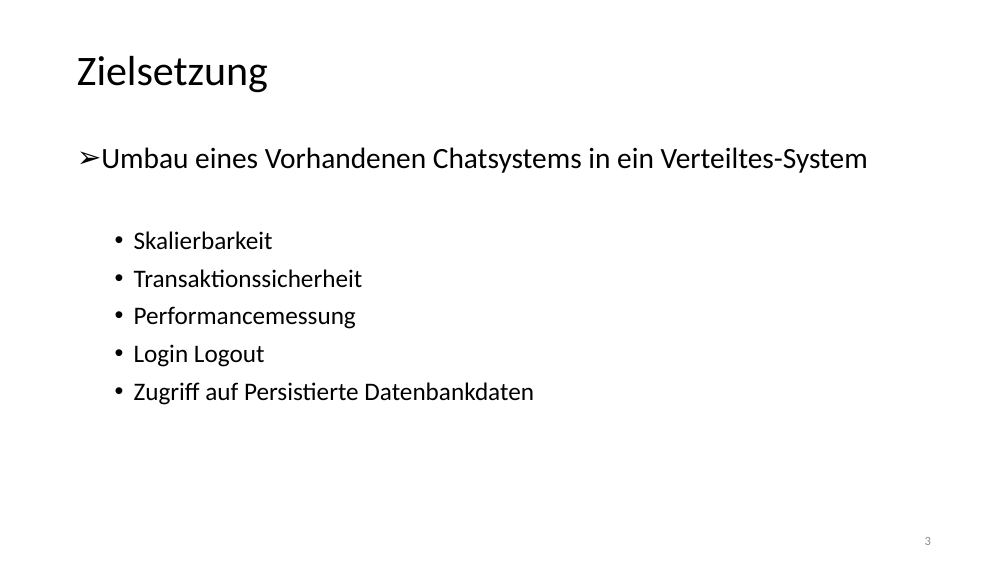
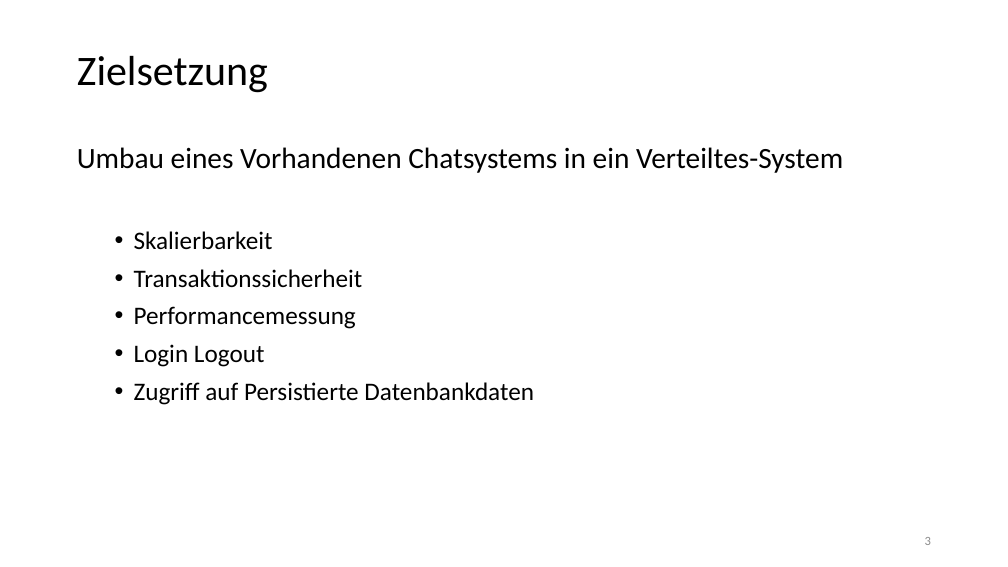
Before and after one commit to chrissike/chatapplication, a slide deck: slide 3 of dokumentation/vortrag.pptx. Drawn at 1008x567 pixels with LibreOffice and Linux fonts; fonts in the diff are those of the drawing; background and template pictures are left out. Boxes give left, top, right and bottom in pixels: in the first picture for what was removed or moved away, otherwise in the second. Text is boxed around its words. In the diff, an @@ line names an element or a change of style, - is before the commit and + after.

Commit message:
verteilte 3

```diff
--- a/dokumentation/vortrag.pptx
+++ b/dokumentation/vortrag.pptx
@@ text at [77, 147, 843, 173]: bullet ➢ to none @@
```
Also in this commit, not shown: 1 other slide changed.
